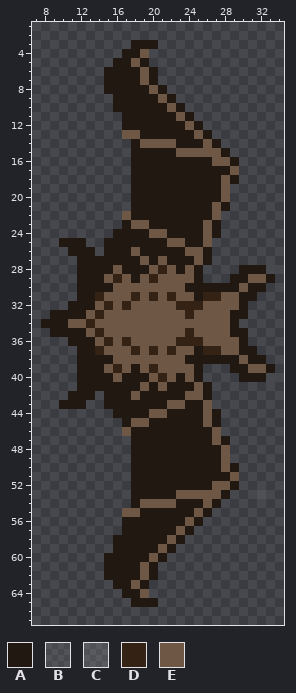
Sprite sheet -- Assets/prod/ptero03flight.png. Above: the version before the commit.
The file is 48x69 pixels. Shown: x 7..34, y 1..67.
Palette (. is transparent): A #211811  B #97959325  C #b1b1b12e  D #342314  E #6e5845
The result:
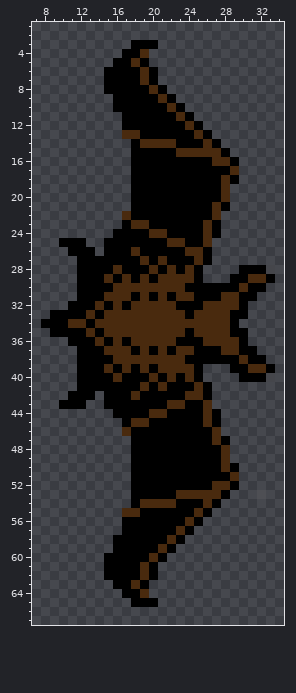
Difference:
colour A: #211811 -> #000000
colour B: #97959325 -> #83807e25
colour C: #b1b1b12e -> #a8a8a82e
colour E: #6e5845 -> #492a0e
y 28: x 21 D -> A
y 29: x 16 D -> A; x 20 D -> A
y 31: x 14 D -> A; x 18 D -> A; x 20 D -> A; x 22 D -> A; x 26..27 DD -> AA
y 32: x 15 D -> A; x 17 D -> A; x 23..25 DDD -> AAA
y 33: x 14 D -> A; x 24 D -> A
y 34: x 13 D -> A
y 35: x 14 D -> A; x 24 D -> A
y 36: x 15 D -> A; x 17 D -> A; x 23..25 DDD -> AAA
y 37: x 14 D -> A; x 18 D -> A; x 20 D -> A; x 22 D -> A; x 26..27 DD -> AA
y 39: x 16 D -> A; x 20 D -> A
y 40: x 21 D -> A
